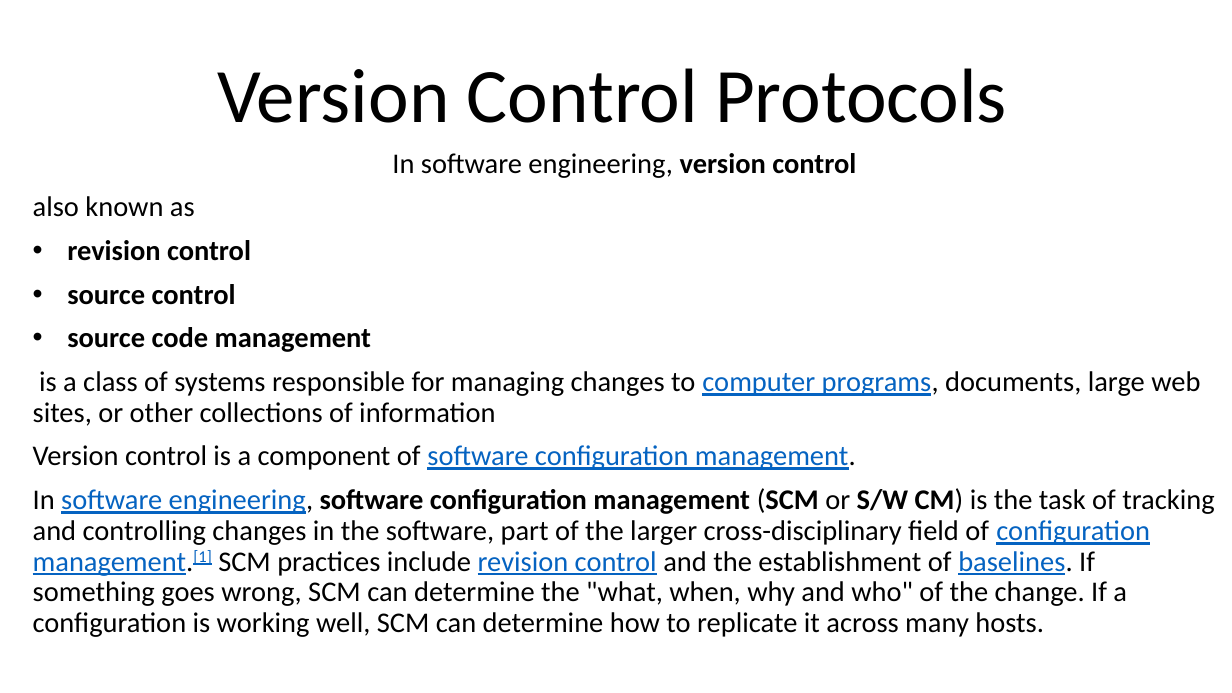
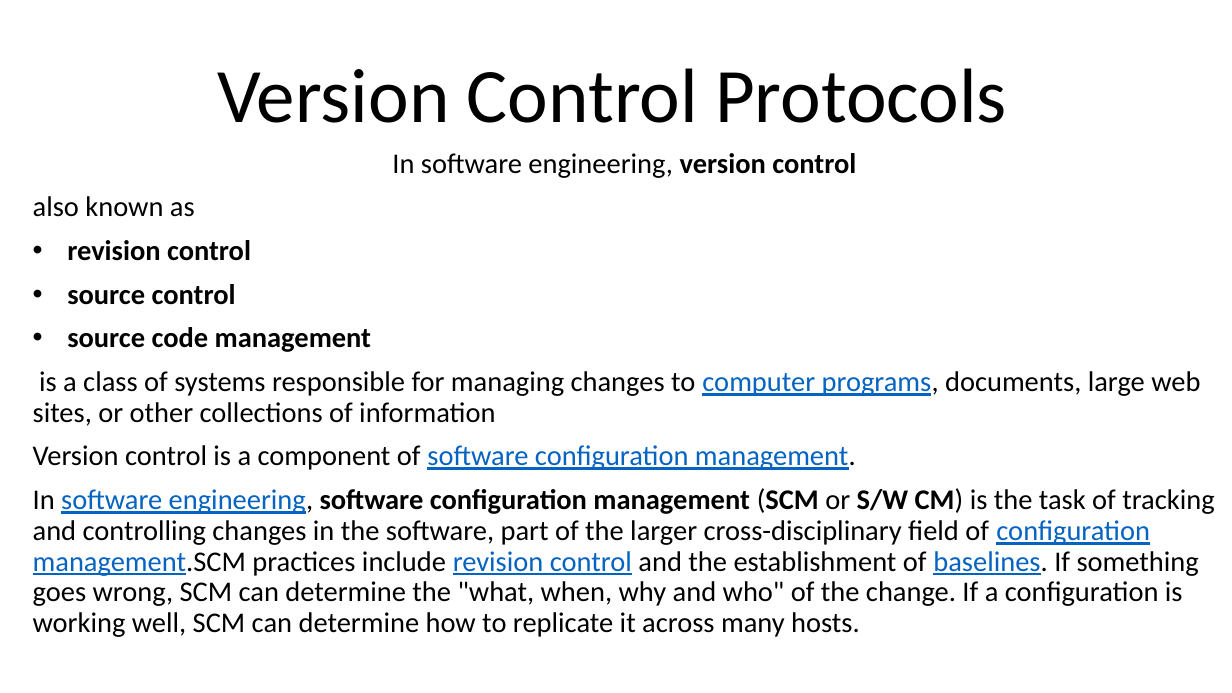
Before and after one commit to mhgulen/Dosyalar, a slide deck: slide 1 of Version Control Protocols.pptx. Drawn at 1232x693 pixels with LibreOffice and Linux fonts; fonts in the diff are those of the drawing. Boxes give left, top, right and bottom in pixels: in the first picture for what was removed or moved away, otherwise in the second. Text is boxed around its words. In the diff, an @@ line names an element or a change of style, - is before the commit and + after.

```diff
--- a/Version Control Protocols.pptx
+++ b/Version Control Protocols.pptx
@@ subtitle at [33, 488, 1214, 637]: text changed @@
-In software engineering, software configuration management (SCM or S/W CM) is the task of tracking and controlling changes in the software, part of the larger cross-disciplinary field of configuration management.[1] SCM practices include revision control and the establishment of baselines. If something goes wrong, SCM can determine the "what, when, why and who" of the change. If a configuration is working well, SCM can determine how to replicate it across many hosts.
+In software engineering, software configuration management (SCM or S/W CM) is the task of tracking and controlling changes in the software, part of the larger cross-disciplinary field of configuration management.SCM practices include revision control and the establishment of baselines. If something goes wrong, SCM can determine the "what, when, why and who" of the change. If a configuration is working well, SCM can determine how to replicate it across many hosts.
```
Also in this commit, not shown: 2 other slides changed, 2 slides added.
